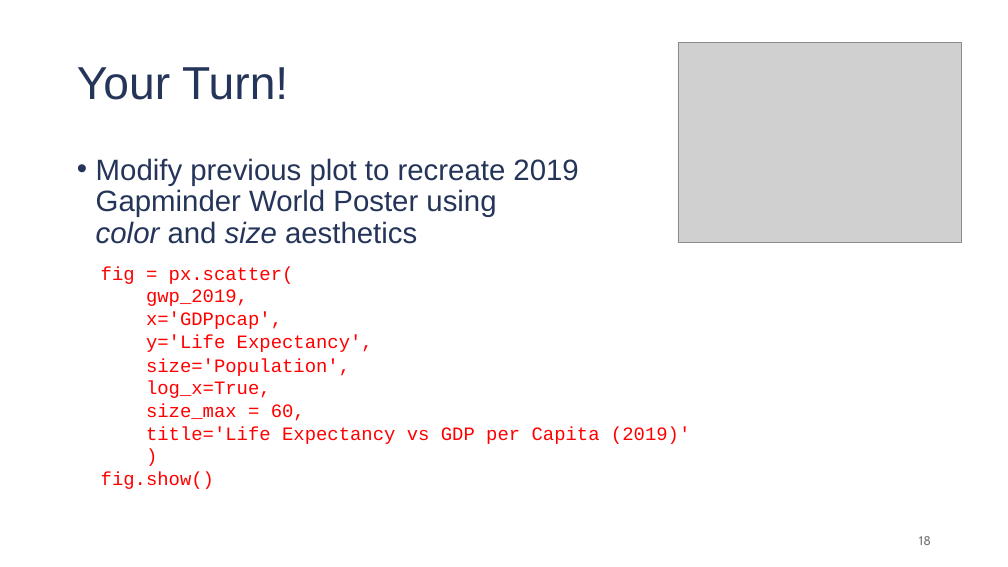
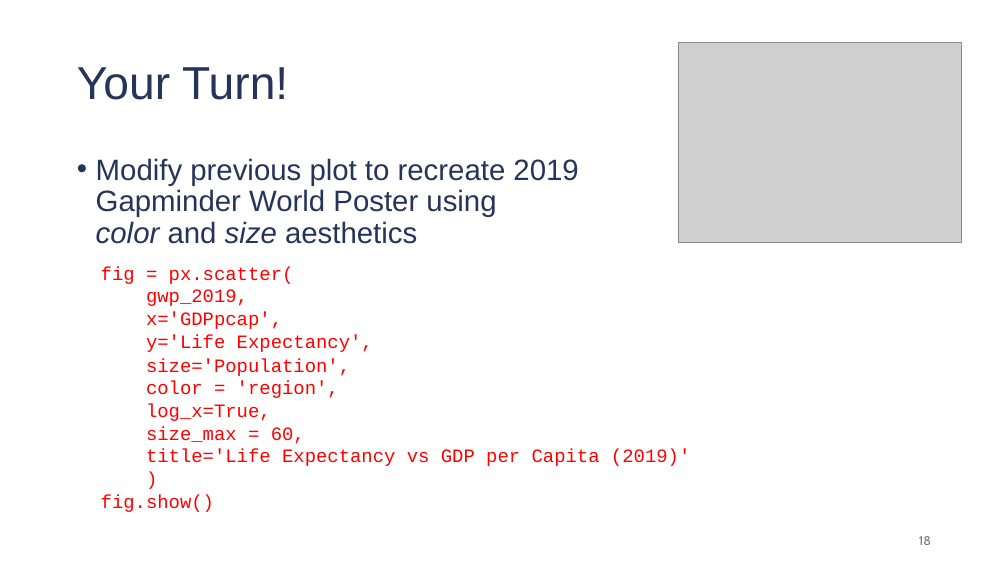
Before and after one commit to damouras/damouras.github.io, a slide deck: slide 18 of files/Presentation.pptx. Drawn at 1008x567 pixels with LibreOffice and Linux fonts; fonts in the diff are those of the drawing; grey boxes stand for pictures. Boxes give left, top, right and bottom in pixels: in the first picture for what was removed or moved away, otherwise in the second. Text is boxed around its words. In the diff, an @@ line names an element or a change of style, - is before the commit and + after.

```diff
--- a/files/Presentation.pptx
+++ b/files/Presentation.pptx
@@ text at [146, 381, 339, 398]: paragraph added @@
+color = 'region',
```
Also in this commit, not shown: 1 other slide changed, 1 slide added, 3 other files.
